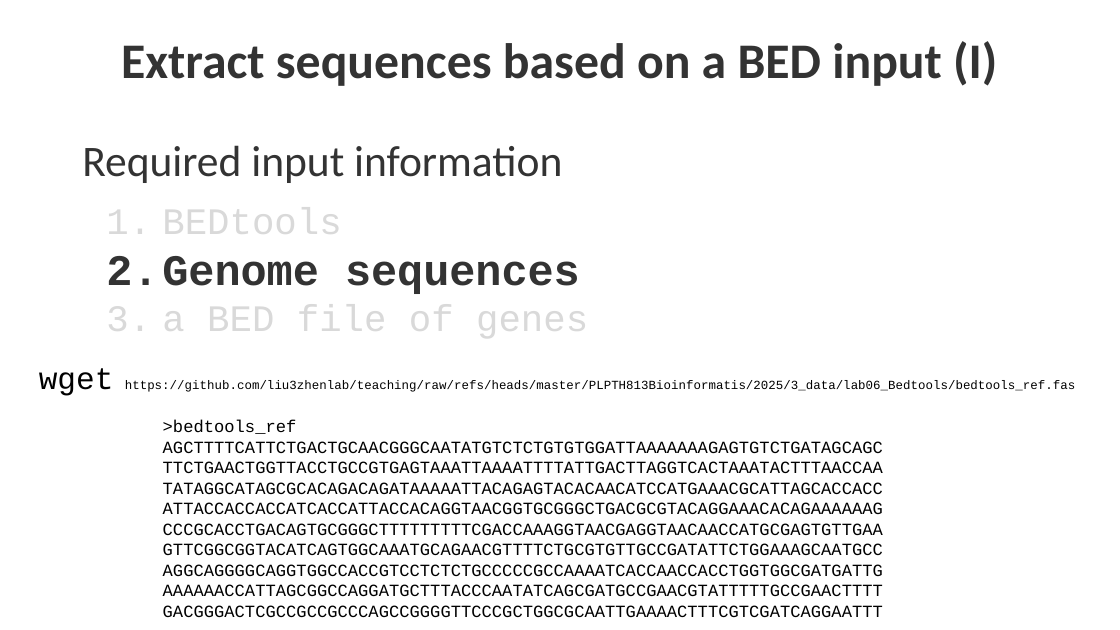
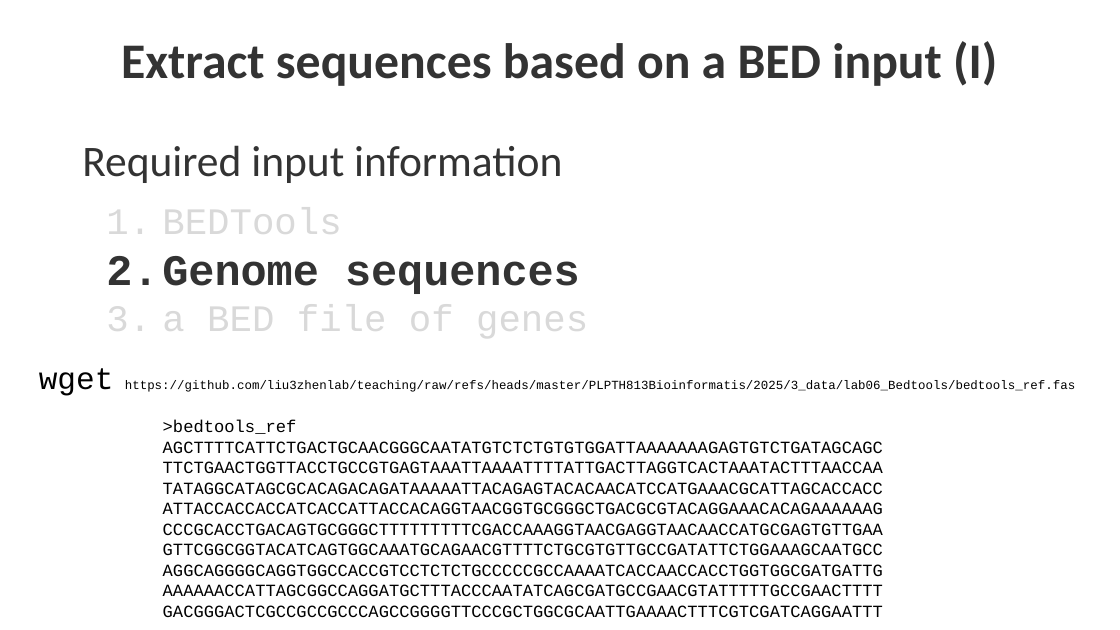
Before and after one commit to liu3zhenlab/teaching, a slide deck: slide 14 of PLPTH813Bioinformatis/2025/2_lab/lab06_trimBEDtools.pptx. Drawn at 1120x630 pixels with LibreOffice and Linux fonts; fonts in the diff are those of the drawing. Boxes give left, top, right and bottom in pixels: in the first picture for what was removed or moved away, otherwise in the second. Text is boxed around its words. In the diff, an @@ line names an element or a change of style, - is before the commit and + after.

```diff
--- a/PLPTH813Bioinformatis/2025/2_lab/lab06_trimBEDtools.pptx
+++ b/PLPTH813Bioinformatis/2025/2_lab/lab06_trimBEDtools.pptx
@@ text at [162,203,341,245]: text changed @@
-1. BEDtools
+1. BEDTools
```
Also in this commit, not shown: 3 other slides changed, 1 other file.
